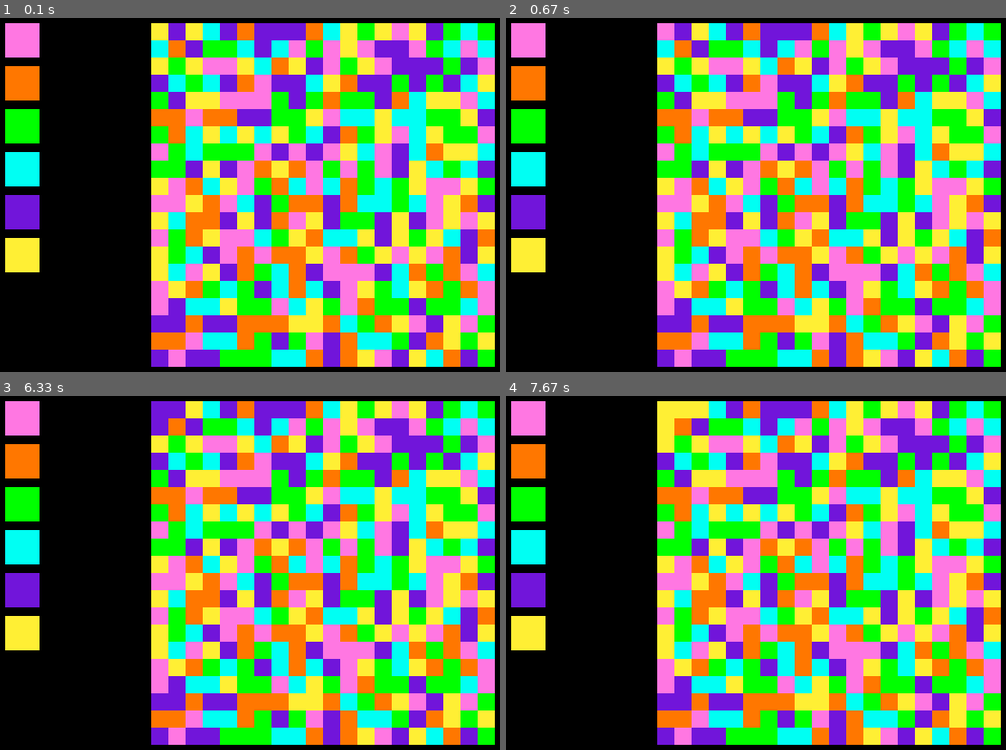
Above: before the commit, frames 1-4 (two rows, left to right).
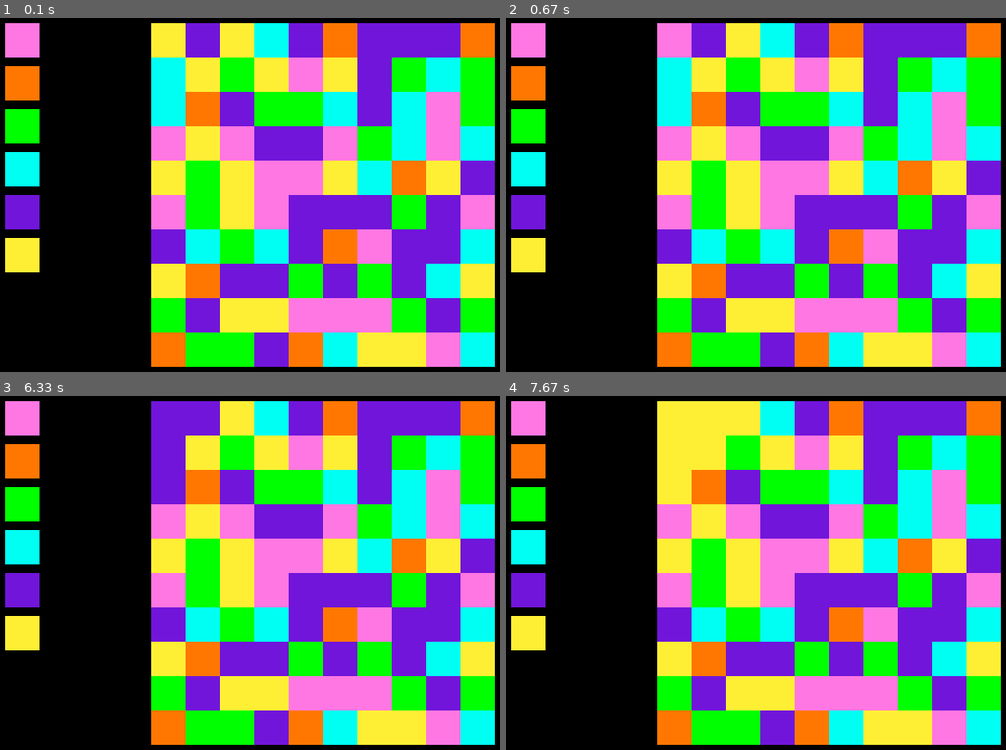
Above: after the commit, the same moments.

Repository: Sirch/pygame-stuff
Game: pygame game, started from flood.py
Same seed, same stepped clock (60 frames per second), same inputs: the game is played once before the commit and once after it. The source is Python 2; it was converted automatically to run under Python 3.
Inputs (mouse positions are in pixels of both pictures, inside the frame that each line leads up to):
- Up to frame 1 (0.1 s): no input
- Up to frame 2 (0.67 s): click (526, 39) at 0.38 s
- Up to frame 3 (6.33 s): click (20, 417) at 0.72 s; click (20, 459) at 2.05 s; click (20, 505) at 3.45 s; click (20, 548) at 4.78 s; click (20, 590) at 6.28 s
- Up to frame 4 (7.67 s): click (526, 633) at 6.62 s

The runs differ from the first frame. In frame 1, 55% of the frame differs, in the area x 30-99%, y 1-99%; in frame 2, 55%; in frame 3, 54%; in frame 4, 55%.

Commit message:
end game detection

Diff:
--- a/flood.py
+++ b/flood.py
@@ -11,6 +11,7 @@
 BLUE = (0,0,255)
 BLACK = (0, 0, 0)
 
+# Some RGB colours.
 COLOURS = [
     (255,119,226),
     (255,119,0),
@@ -22,9 +23,12 @@
 
 WIDTH = 640
 HEIGHT = 480
-SIZE = 20
+SIZE = 10
 
 def off_grid(coords, length):
+    '''
+    Are these coordinates off a grid of a length
+    '''
     if min(coords) < 0 or max(coords) == length:
         return True
     return False
@@ -34,45 +38,48 @@
     def __init__(self, number_squares, rect):
         '''
         The board is a 2x2 square grid of squares with number_squares per side.
+        rect is a pygame rect object for the flood game area.
         '''
         self.rect = rect
         self.box_size = [ float(x)/number_squares for x in rect.size ]
         self.grid = []
         self.adjacents = []
+        # initialise the grid.
         for row in range(number_squares):
             row = []
             for column in range(number_squares):
                 row.append([random.randrange(len(COLOURS)),False])
             self.grid.append(row)
+        # start the flood in the top left
         self.grid[0][0][FLOODED] = True
         self.edges=[(0,0)]
-        self.edges = self.find_adjacents(self.grid[0][0][COLOUR], self.edges)
+        self.edges = self.find_adjacents(self.edges)
 
-    def find_adjacents(self, colour, flood):
+    def find_adjacents(self, flood):
+        colour = self.grid[0][0][COLOUR]
+        local_flood = list(flood)
         flood_edges =[]
         neighbors = [(-1,0),(+1,0),(0,-1),(0,+1)]
-        for x,y in flood:
+        for x,y in local_flood:
             adjacent_tiles_flooded_or_off_grid = 0
             for delta in neighbors:
                 inspect_x = x + delta[0]
                 inspect_y = y + delta[1]
-
-                inspected_box_colour = self.grid[inspect_x][inspect_y][COLOUR]
-                inspected_box_flooded = self.grid[inspect_x][inspect_y][FLOODED]
-                if off_grid([inspect_x, inspect_y], len(self.grid)):
+                if off_grid([inspect_x, inspect_y], len(self.grid[0])):
                     adjacent_tiles_flooded_or_off_grid += 1
-                elif inspected_box_colour == colour and not inspected_box_flooded:
-                    self.grid[inspect_x][inspect_y][FLOODED] = True
-                    flood.append([inspect_x,inspect_y])
-                    adjacent_tiles_flooded_or_off_grid += 1
+                else:
+                    inspected_box_colour = self.grid[inspect_x][inspect_y][COLOUR]
+                    inspected_box_flooded = self.grid[inspect_x][inspect_y][FLOODED]
+                    if inspected_box_colour == colour:
+                        adjacent_tiles_flooded_or_off_grid += 1
+                        if not inspected_box_flooded:
+                            self.grid[inspect_x][inspect_y][FLOODED] = True
+                            local_flood.append([inspect_x,inspect_y])
 
             if adjacent_tiles_flooded_or_off_grid != 4:
                 flood_edges.append([x,y])
 
         return flood_edges
-
-
-
 
 
     def draw(self, screen):
@@ -86,21 +93,23 @@
 
     def flood(self, rgb):
         colour_picked = COLOURS.index(rgb)
-        if self.grid[0][0][0] == colour_picked:
+        if self.grid[0][0][COLOUR] == colour_picked:
             return
-        self.edges = self.find_adjacents(colour_picked, self.edges)
+        self.edges = self.find_adjacents(self.edges)
+        count = 0
         for idx_y, row in enumerate(self.grid):
             for idx_x, box in enumerate(row):
-               if box[FLOODED]:
-                   box[0] = colour_picked
-
-
+                if box[COLOUR] == colour_picked:
+                    count += 1
+                if box[FLOODED]:
+                    box[COLOUR] = colour_picked
+        print count
 
 class Game:
 
     def __init__(self):
         self.running = True
-        self.board = Board(20,pygame.Rect(200,30,400,400))
+        self.board = Board(SIZE,pygame.Rect(200,30,400,400))
         self.buttons = []
         for idx, colour in enumerate(COLOURS):
              self.buttons.append([pygame.Rect(30,30+idx*50,40,40),colour])
